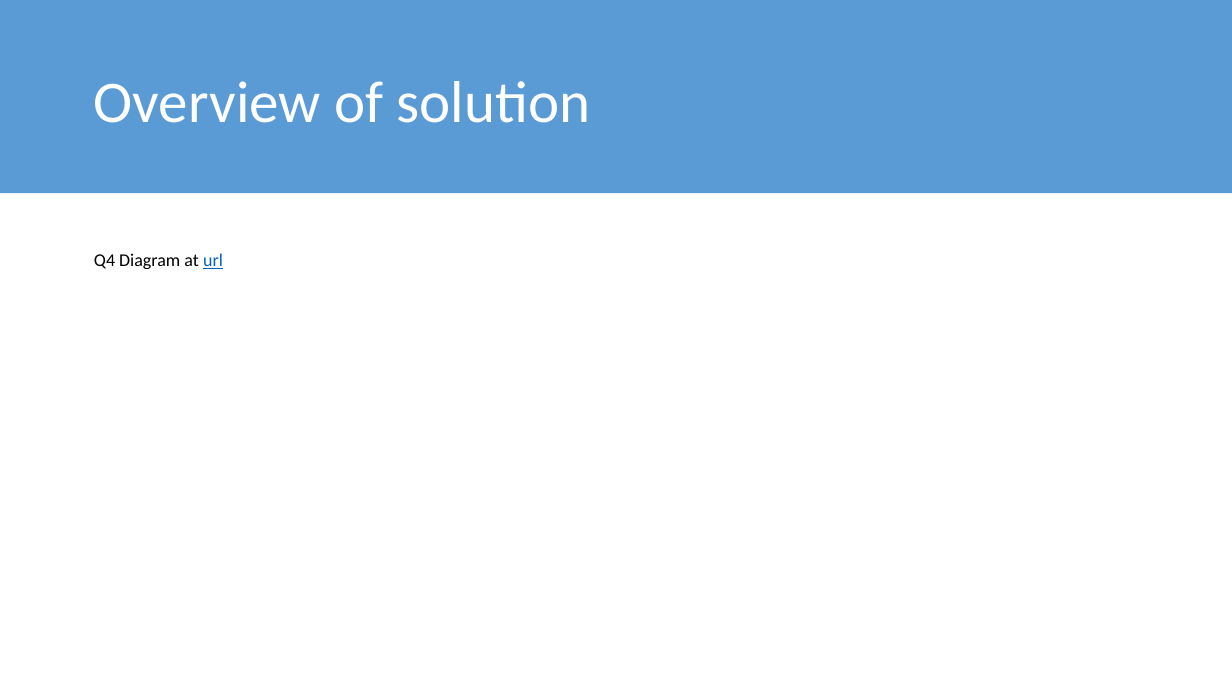
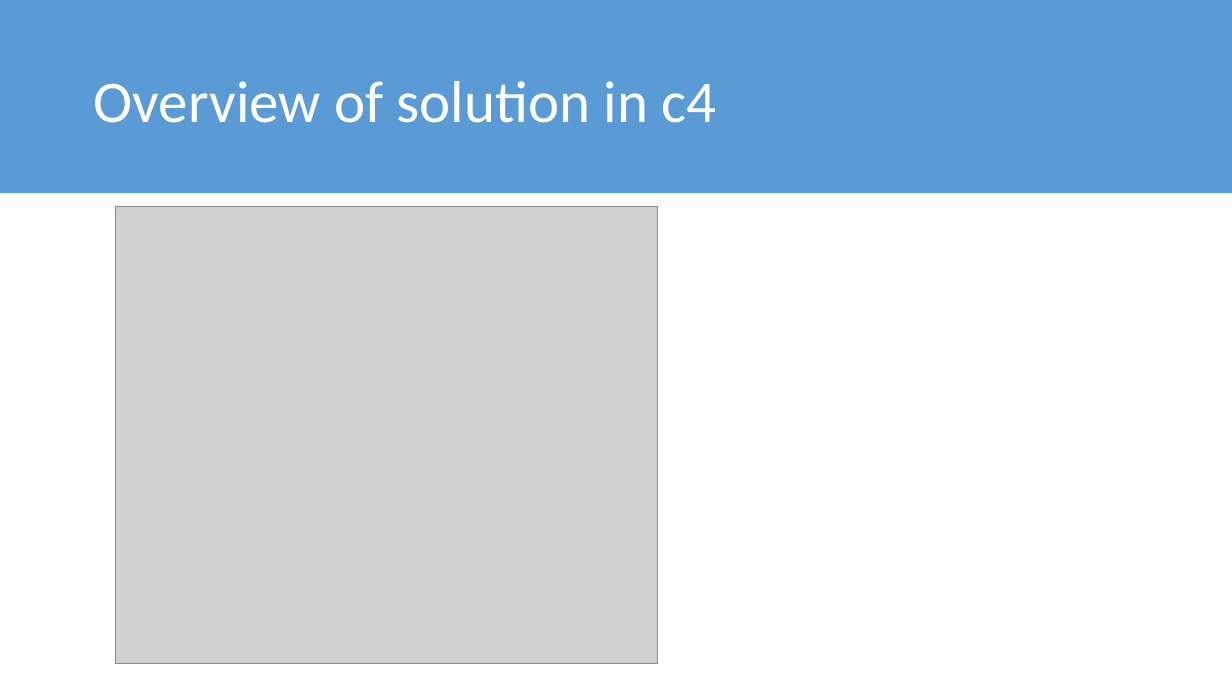
Before and after one commit to kstormp/convensionapi, a slide deck: slide 5 of Convension case.pptx. Drawn at 1232x693 pixels with LibreOffice and Linux fonts; fonts in the diff are those of the drawing; grey boxes stand for pictures. Boxes give left, top, right and bottom in pixels: in the first picture for what was removed or moved away, otherwise in the second. Text is boxed around its words. In the diff, an @@ line names an element or a change of style, - is before the commit and + after.

```diff
--- a/Convension case.pptx
+++ b/Convension case.pptx
@@ title at [94,81,716,123]: text changed @@
-Overview of solution
+Overview of solution in c4
@@ picture added at [116,207,658,665] @@
@@ text removed at [94,253,223,269] @@
-Q4 Diagram at url
```
Also in this commit, not shown: 1 other slide changed, 2 slides added, 21 other files.
